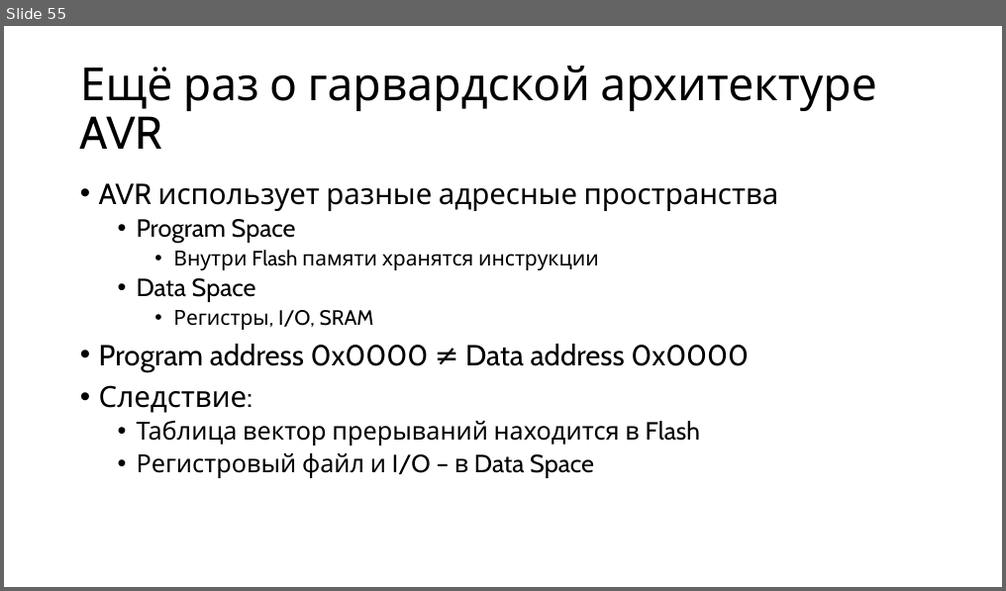
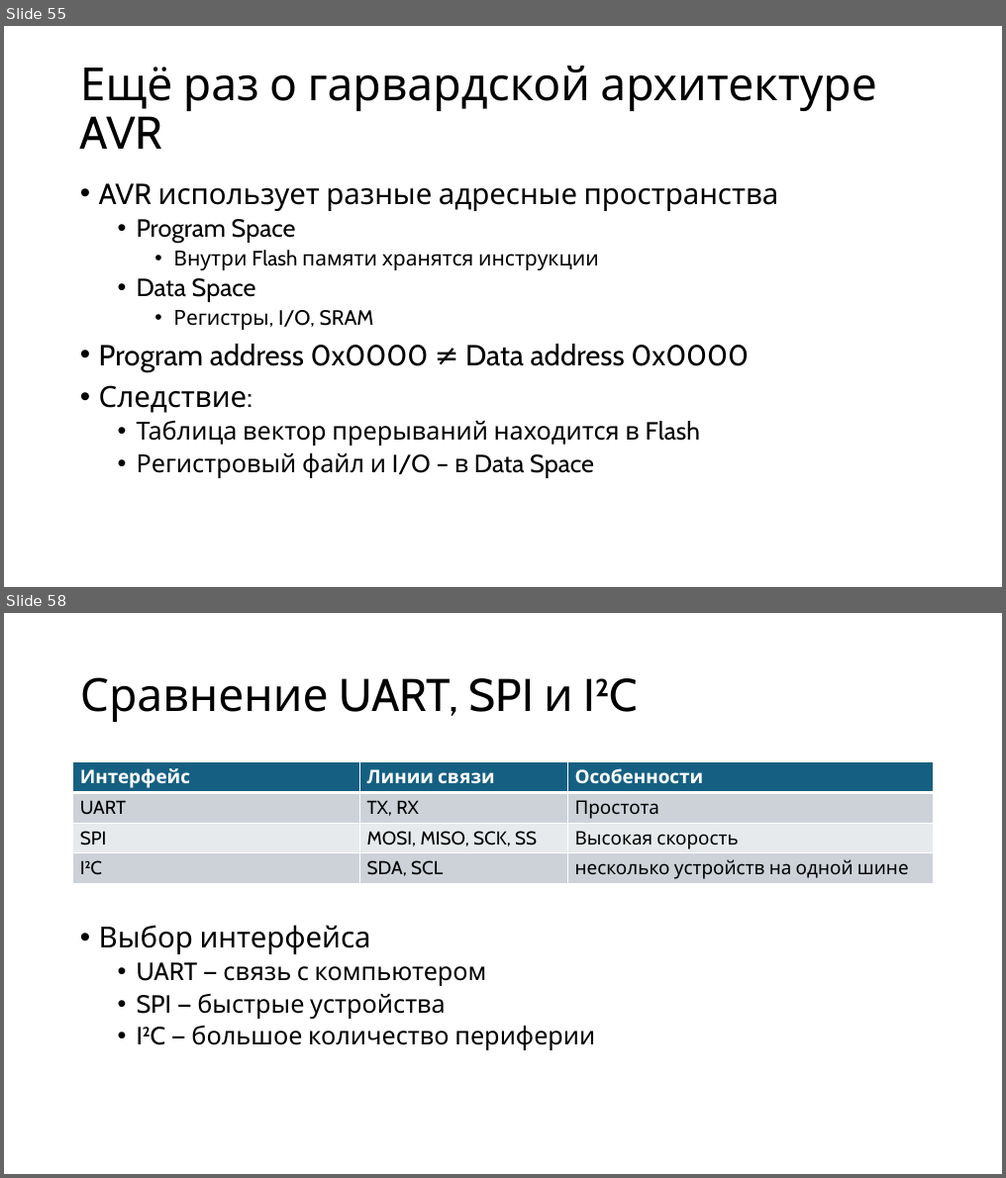
Before and after one commit to alexey-malov/mpp, a slide deck: lectures/14/Microcontroller Programming.pptx. Shown one above the other, each under a label of ours: slide 55 before the commit, slides 55 and 58 after it; the slides between them are not shown. The pictures are 1006x591 and 1006x1178 pixels, drawn with LibreOffice and Linux fonts; fonts in the diff are those of the drawing. Boxes give left, top, right and bottom in pixels: in the first picture for what was removed or moved away, otherwise in the second. Text is boxed around its words. In the diff, an @@ line names an element or a change of style, - is before the commit and + after.

```diff
--- a/lectures/14/Microcontroller Programming.pptx
+++ b/lectures/14/Microcontroller Programming.pptx
@@ slide 58 added at (4,613,1002,1174), background #FFFFFF @@
@@ title added at (80,677,638,722), 44 pt, text #000000 @@
+Сравнение UART, SPI и I²C
@@ table added at (73,762,934,884), 4 rows, 3 columns @@
+Интерфейс | Линии связи | Особенности
+UART | TX, RX | Простота
+SPI | MOSI, MISO, SCK, SS | Высокая скорость
+I²C | SDA, SCL | несколько устройств на одной шине
@@ text added at (99,925,595,1051), 24 pt, text #000000 @@
+• Выбор интерфейса
+  • UART — связь с компьютером
+  • SPI — быстрые устройства
+  • I²C — большое количество периферии
```
Also in this commit, not shown: 1 slide changed, 31 other slides added, 1 slide removed.
